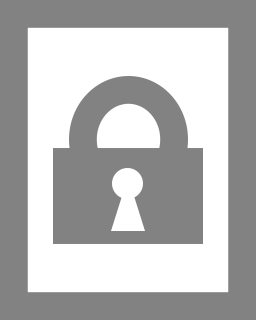
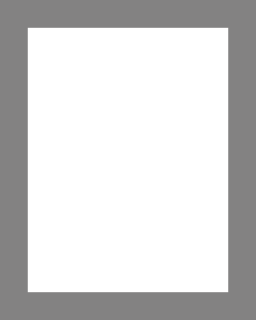
Before/after of a 256 x 320 layered artwork. What changed in the layer stack:
hid group "lock" (1st of 2) (2 layers), opacity 100% → 90% over [53, 76, 203, 244]
hid "white bg" over [53, 76, 203, 244]
